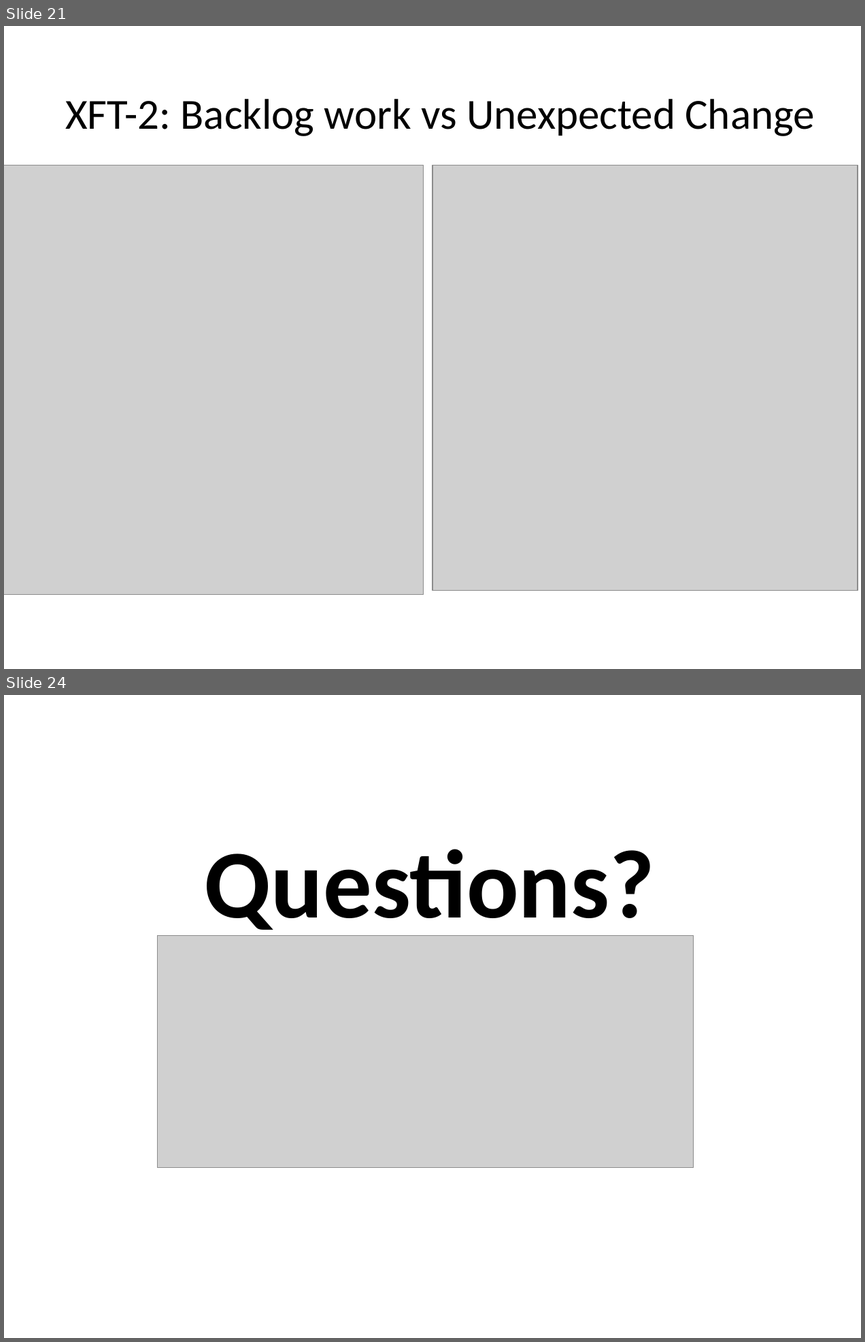
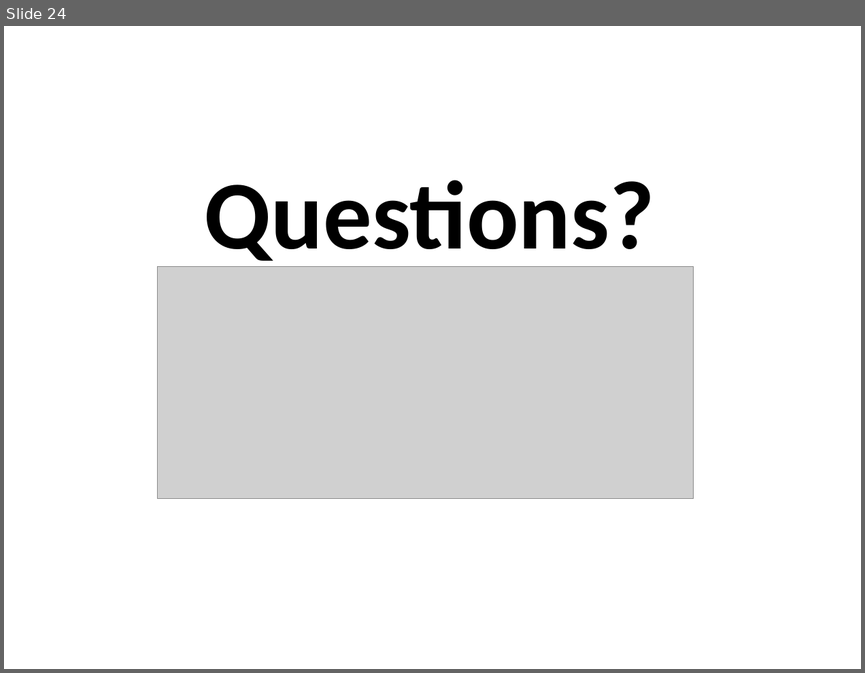
Before and after one commit to tdeekens/msc-thesis, a slide deck: presentations/thesis-presentation-ericsson/final-presentation-ericsson.ppt. Shown one above the other, each under a label of ours: slides 21 and 24 before the commit, slide 24 after it; the slides between them are not shown. The pictures are 865x1342 and 865x673 pixels, drawn with LibreOffice and Linux fonts; fonts in the diff are those of the drawing; grey boxes stand for pictures. Boxes give left, top, right and bottom in pixels: in the first picture for what was removed or moved away, otherwise in the second. Text is boxed around its words. In the diff, an @@ line names an element or a change of style, - is before the commit and + after.

```diff
--- a/presentations/thesis-presentation-ericsson/final-presentation-ericsson.ppt
+++ b/presentations/thesis-presentation-ericsson/final-presentation-ericsson.ppt
@@ slide 21 removed at [4,26,861,669], background #FFFFFF @@
@@ text removed at [65,99,814,136] @@
-XFT-2: Backlog work vs Unexpected Change
@@ picture removed at [4,165,423,594] @@
@@ picture removed at [432,165,857,590] @@
```
Also in this commit, not shown: 4 slides changed, 7 slides added, 6 other slides removed.
